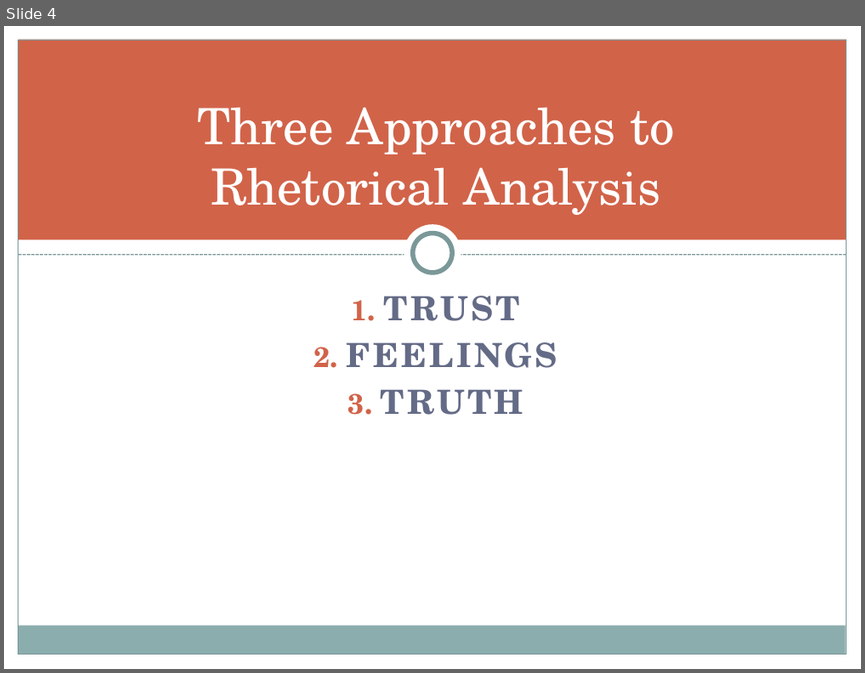
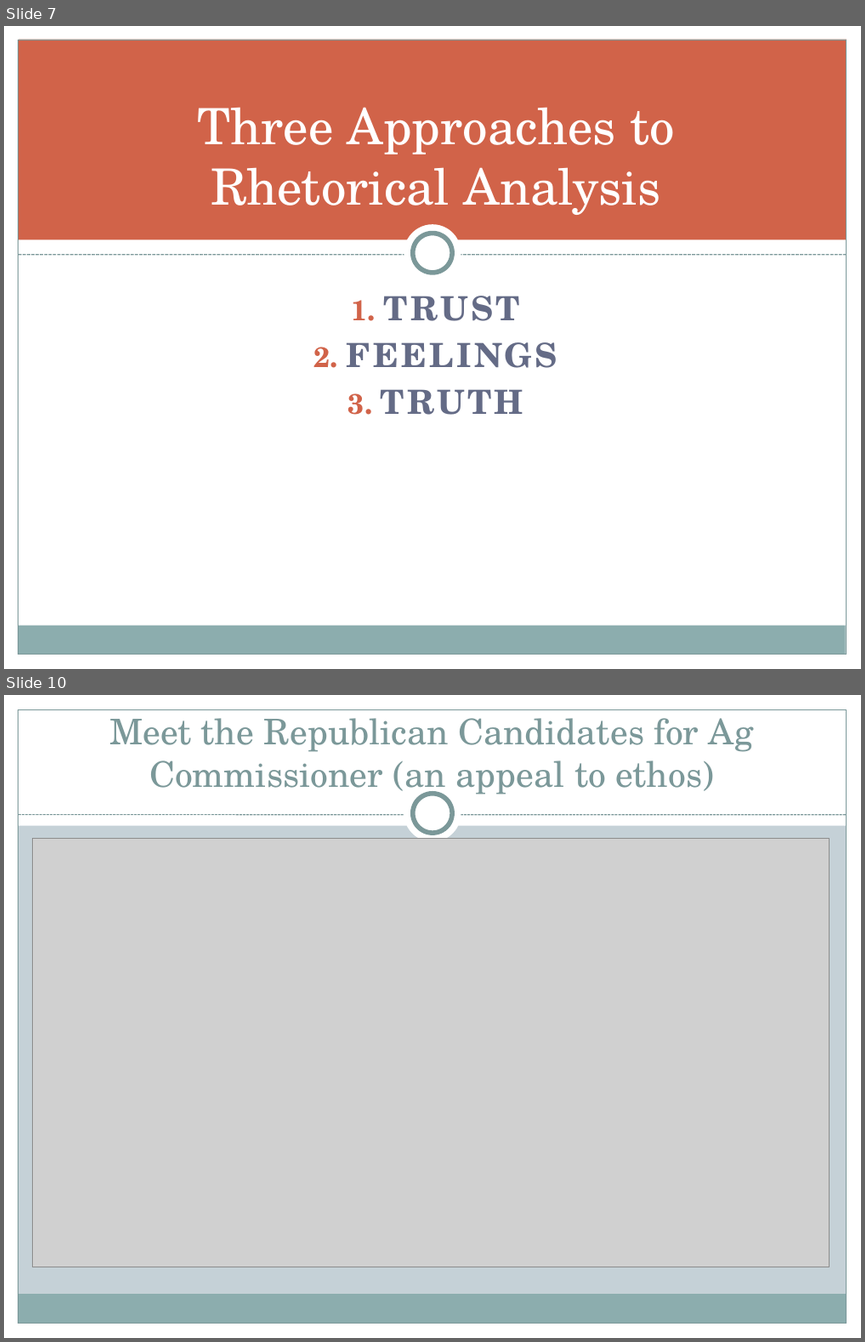
Before and after one commit to halperta/halperta.github.io, a slide deck: rhe306-spring2014/documents/ethosLecture.pptx. Shown one above the other, each under a label of ours: slide 4 before the commit, slides 7 and 10 after it; the slides between them are not shown. The pictures are 865x673 and 865x1342 pixels, drawn with LibreOffice and Linux fonts; fonts in the diff are those of the drawing; grey boxes stand for pictures. Boxes give left, top, right and bottom in pixels: in the first picture for what was removed or moved away, otherwise in the second. Text is boxed around its words. In the diff, an @@ line names an element or a change of style, - is before the commit and + after.

```diff
--- a/rhe306-spring2014/documents/ethosLecture.pptx
+++ b/rhe306-spring2014/documents/ethosLecture.pptx
@@ slide 10 added at (4, 695, 861, 1338), background #C5D1D7; not listed: 3 template elements that a slide beside it also shows @@
@@ rectangle added at (4, 695, 861, 825), fill #FFFFFF @@
@@ rectangle added at (4, 695, 18, 1338), fill #FFFFFF @@
@@ title added at (109, 709, 754, 797), 29.7 pt, text #7C999A @@
+Meet the Republican Candidates for Ag Commissioner (an appeal to ethos)
@@ rectangle added at (846, 695, 861, 1338), fill #FFFFFF @@
@@ ellipse added at (404, 785, 461, 842), fill #FFFFFF @@
@@ ellipse added at (413, 794, 452, 833), fill #FFFFFF, outline #7C999A 4 pt @@
@@ line added from (18, 815) to (846, 815), #7C999A 0.75 pt dashed @@
@@ picture added at (32, 838, 829, 1266) @@
@@ what was slide 4 is now slide 7 @@
```
Also in this commit, not shown: 2 slides changed, 11 other slides added, 8 slides removed, 2 other files.
